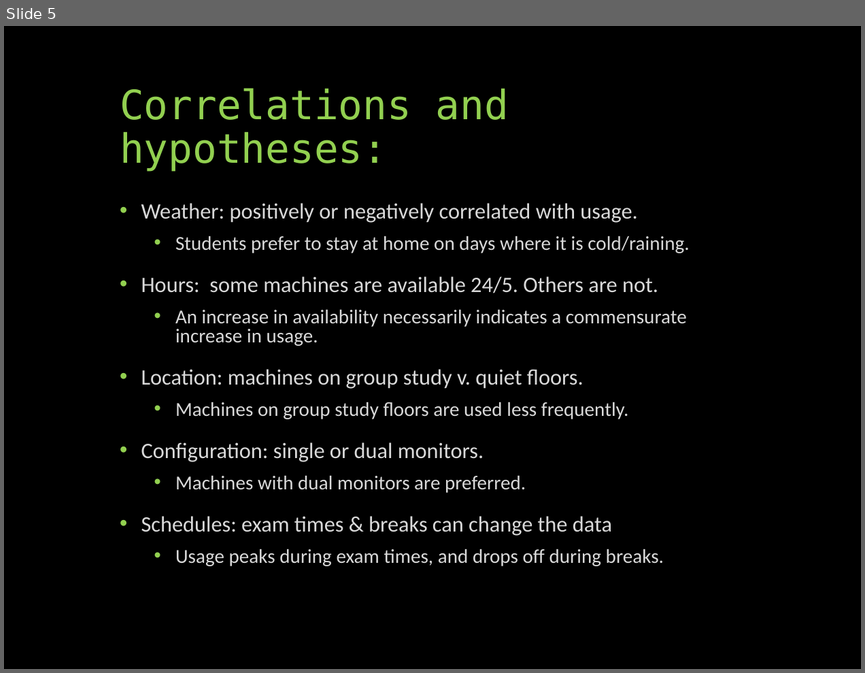
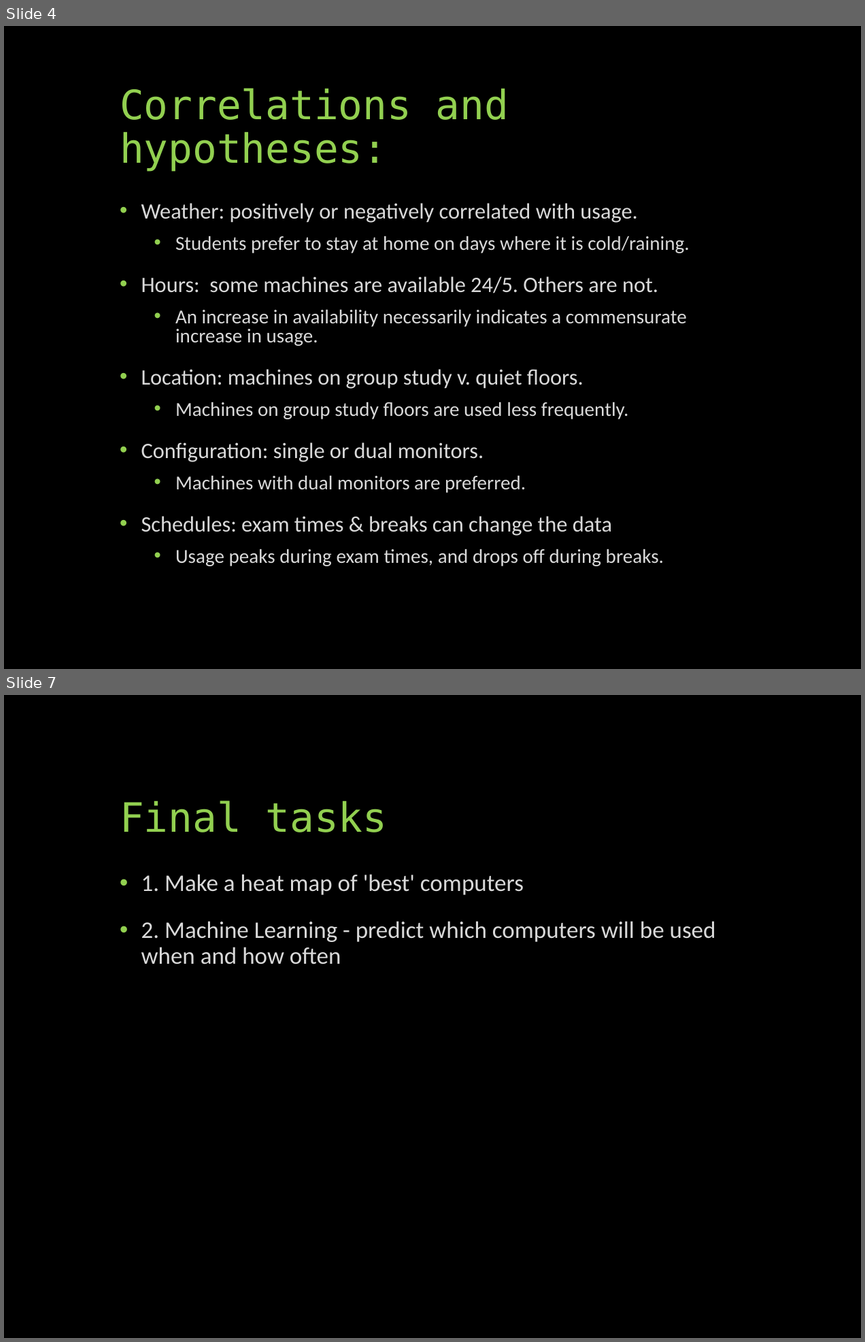
Before and after one commit to UNCG-CSE/Library-Computer-Usage-Analysis, a slide deck: docs/Computers in the Libraries.pptx. Shown one above the other, each under a label of ours: slide 5 before the commit, slides 4 and 7 after it; the slides between them are not shown. The pictures are 865x673 and 865x1342 pixels, drawn with LibreOffice and Linux fonts; fonts in the diff are those of the drawing. Boxes give left, top, right and bottom in pixels: in the first picture for what was removed or moved away, otherwise in the second. Text is boxed around its words. In the diff, an @@ line names an element or a change of style, - is before the commit and + after.

```diff
--- a/docs/Computers in the Libraries.pptx
+++ b/docs/Computers in the Libraries.pptx
@@ slide 7 added at <box>4,695,861,1338</box>, background #000000 @@
@@ title added at <box>120,800,388,832</box>, 34 pt, text #92D050 @@
+Final tasks
@@ text added at <box>141,874,716,964</box>, 20 pt, text #D9D9D9 @@
+• 1. Make a heat map of 'best' computers
+• 2. Machine Learning - predict which computers will be used when and how often
@@ what was slide 5 is now slide 4 @@
```
Also in this commit, not shown: 3 other slides added.
